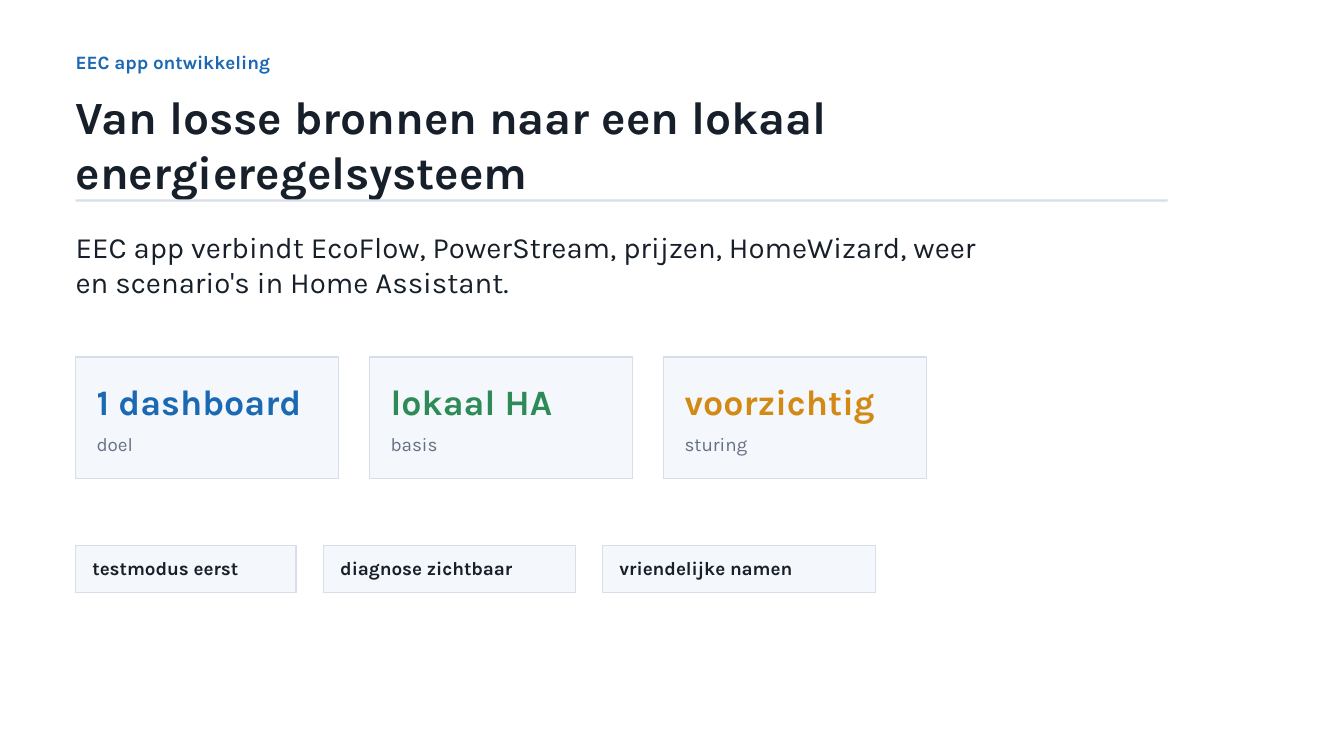
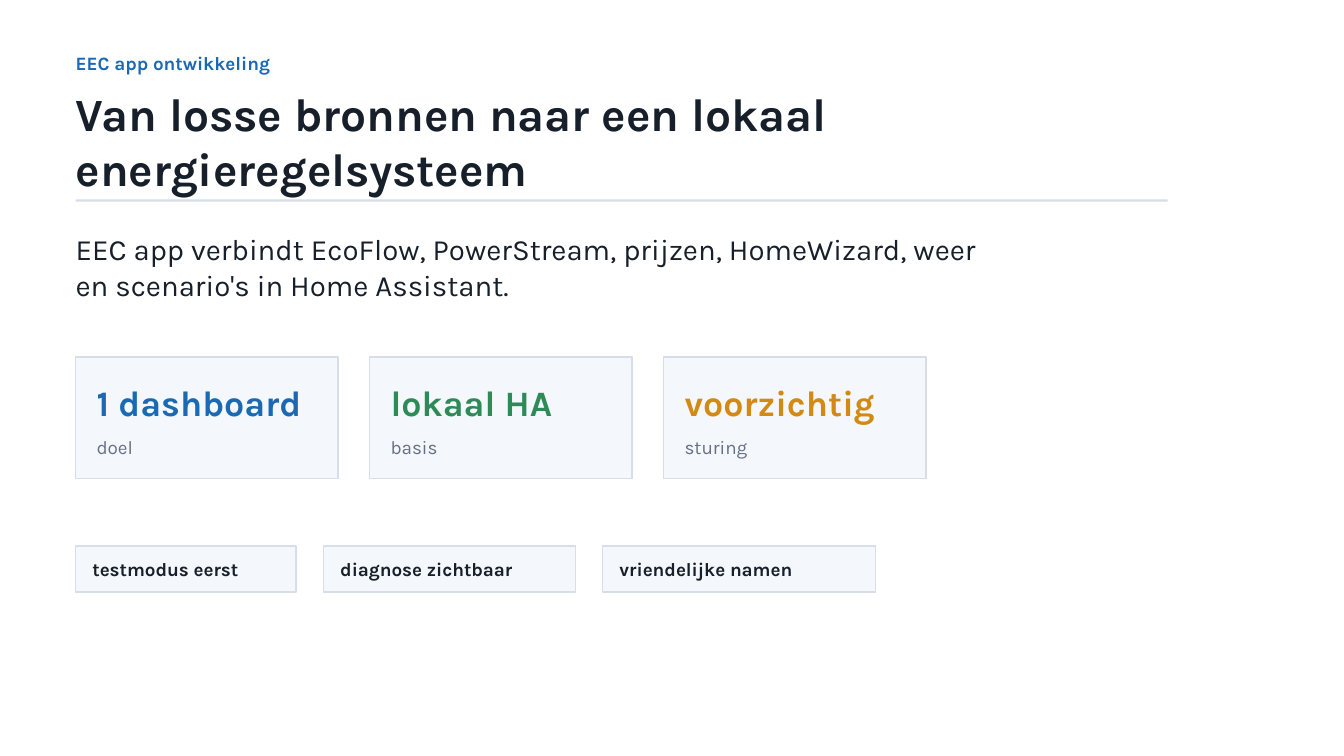
Before and after one commit to AllKn/ecoflow-energy-control, a slide deck: slide 1 of docs/eec-app-ontwikkeling.pptx. Drawn at 1344x756 pixels with LibreOffice and Linux fonts; fonts in the diff are those of the drawing. Boxes give left, top, right and bottom in pixels: in the first picture for what was removed or moved away, otherwise in the second. Text is boxed around its words. In the diff, an @@ line names an element or a change of style, - is before the commit and + after.

```diff
--- a/docs/eec-app-ontwikkeling.pptx
+++ b/docs/eec-app-ontwikkeling.pptx
@@ outline #D7DEE8 0.75 pt to #D7DEE8 1 pt in 3 elements at box(76, 357, 338, 479), box(370, 357, 632, 479), box(663, 357, 926, 479) @@
@@ vertical alignment top to middle in 5 elements at box(76, 99, 827, 197), box(76, 239, 975, 297), box(97, 441, 133, 454), box(391, 441, 438, 454), box(685, 441, 748, 459) @@
```
Also in this commit, not shown: 6 other slides changed, 19 other files.
